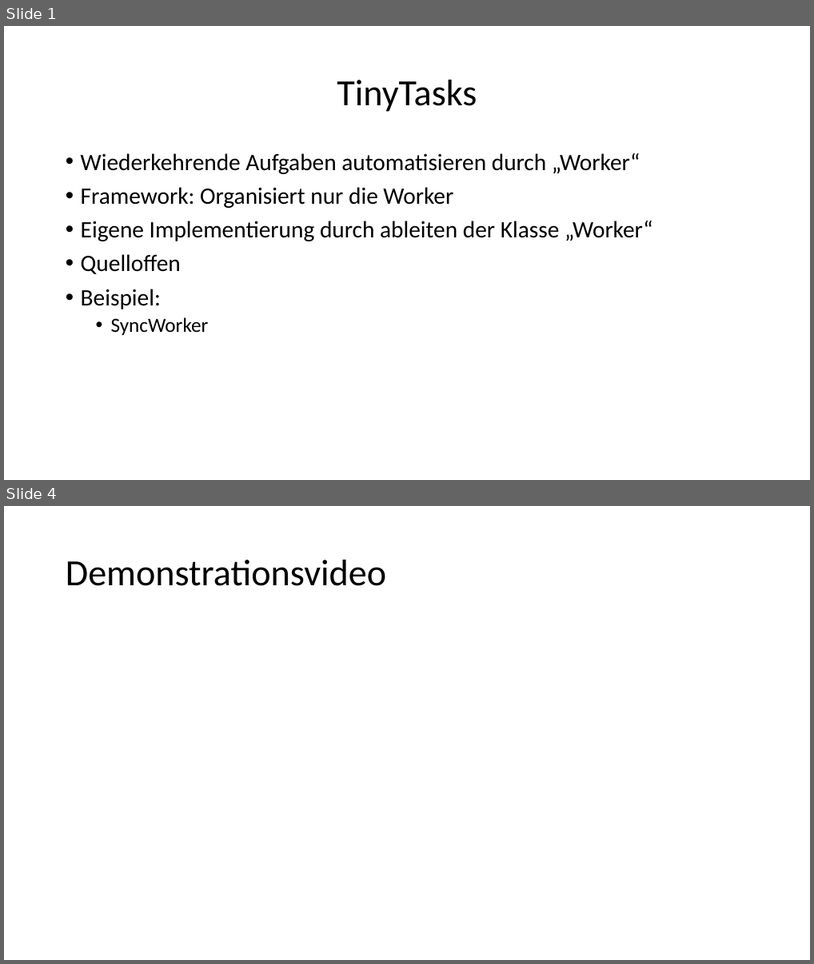
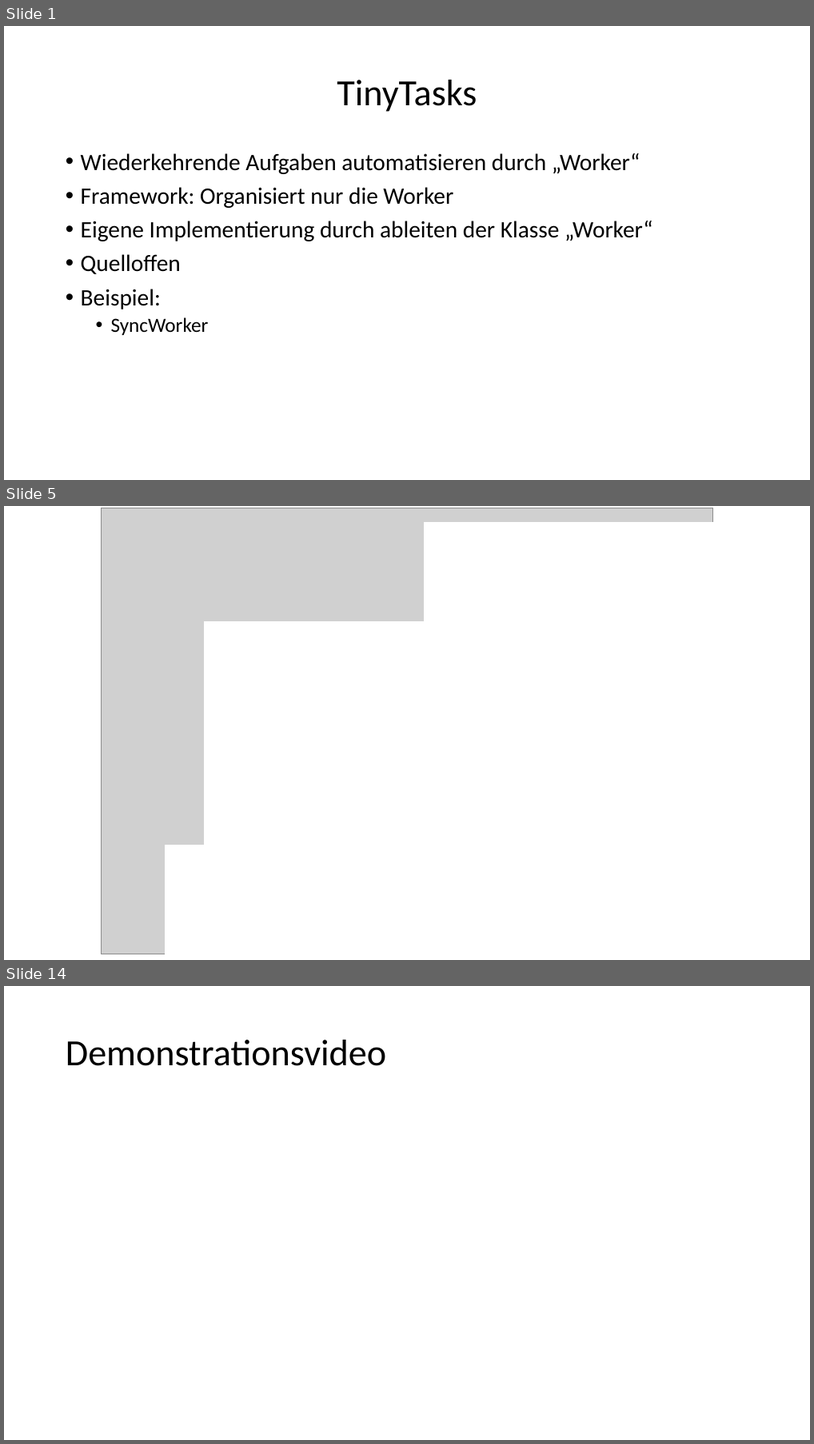
Before and after one commit to Louis9902/Sosse19-SE, a slide deck: Praktikumsbericht/Abschlusspraesentation.pptx. Shown one above the other, each under a label of ours: slides 1 and 4 before the commit, slides 1, 5 and 14 after it; the slides between them are not shown. The pictures are 814x964 and 814x1444 pixels, drawn with LibreOffice and Linux fonts; fonts in the diff are those of the drawing; grey boxes stand for pictures. Boxes give left, top, right and bottom in pixels: in the first picture for what was removed or moved away, otherwise in the second. Text is boxed around its words. In the diff, an @@ line names an element or a change of style, - is before the commit and + after.

```diff
--- a/Praktikumsbericht/Abschlusspraesentation.pptx
+++ b/Praktikumsbericht/Abschlusspraesentation.pptx
@@ slide 5 added at bbox=[4, 506, 810, 960], background #FFFFFF @@
@@ picture added at bbox=[101, 508, 714, 954] @@
@@ rectangle added at bbox=[425, 523, 806, 924], fill #FFFFFF, outline #FFFFFF 1 pt @@
@@ rectangle added at bbox=[204, 621, 735, 954], fill #FFFFFF, outline #FFFFFF 1 pt @@
@@ rectangle added at bbox=[166, 844, 700, 958], fill #FFFFFF, outline #FFFFFF 1 pt @@
@@ what was slide 4 is now slide 14 @@
```
Also in this commit, not shown: 1 slide changed, 10 other slides added, 1 slide removed.
